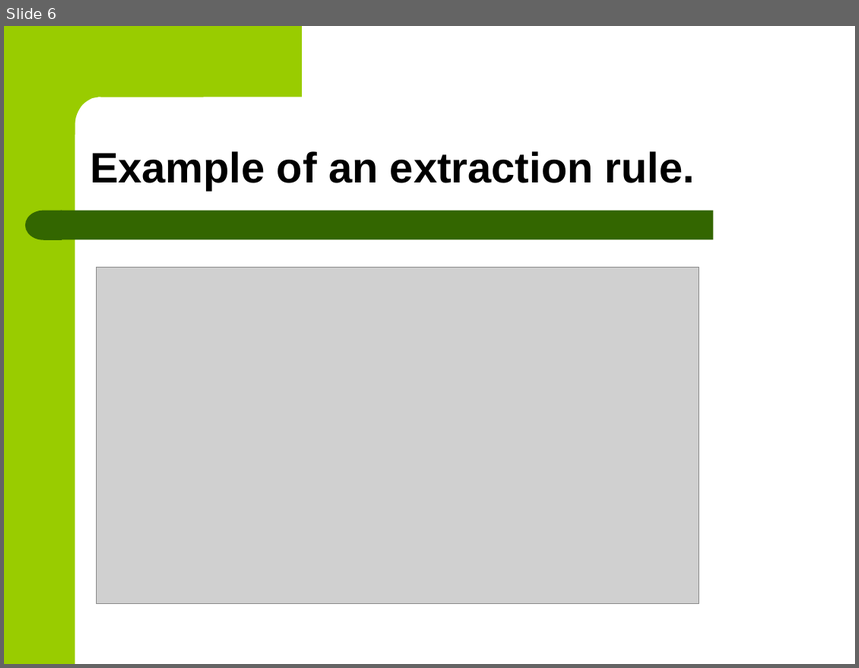
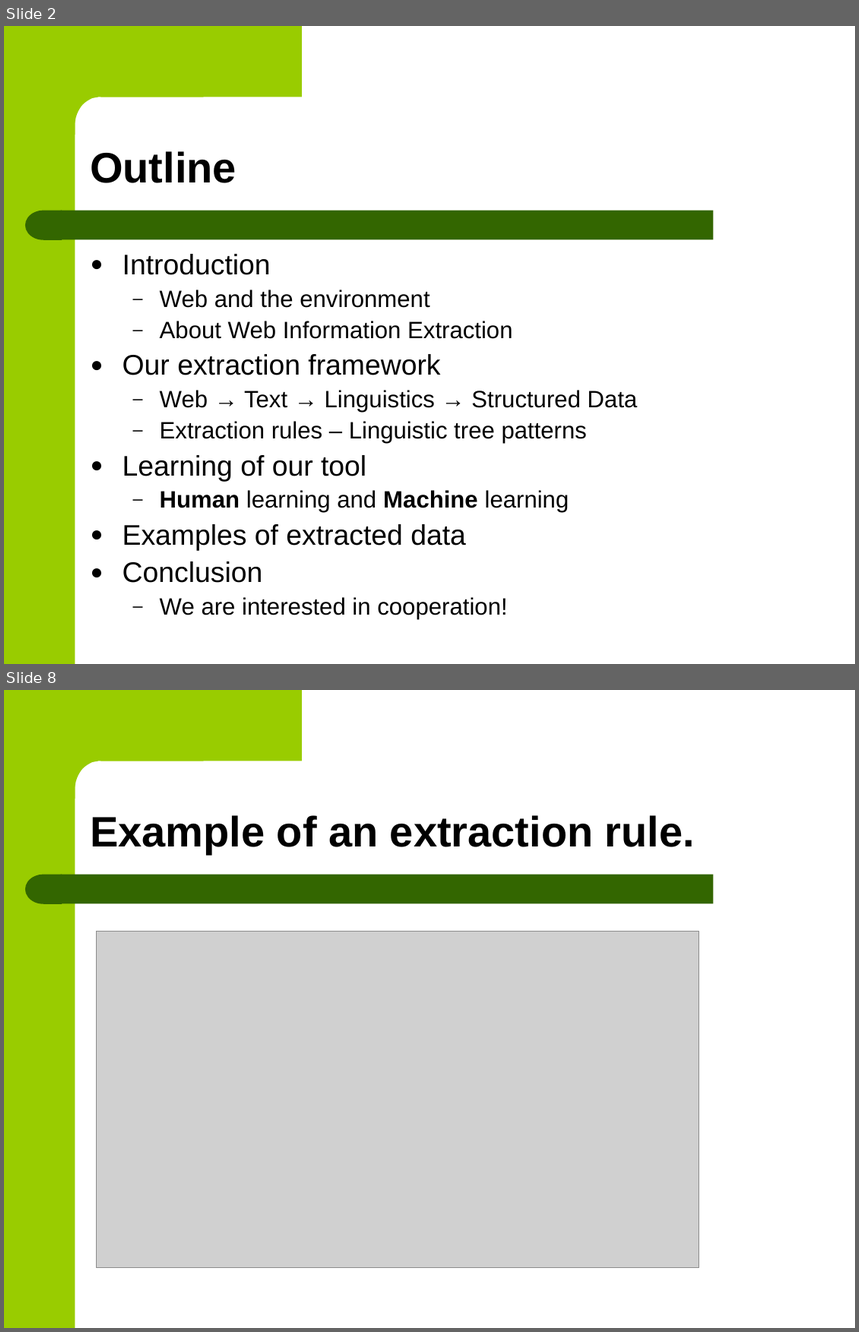
Before and after one commit to BackupTheBerlios/czsem-svn, a slide deck: trunk/docs/papers/20090202_eEnvironment_Prague/slides_DedekVojtas_e-envi2009.ppt. Shown one above the other, each under a label of ours: slide 6 before the commit, slides 2 and 8 after it; the slides between them are not shown. The pictures are 859x668 and 859x1332 pixels, drawn with LibreOffice and Linux fonts; fonts in the diff are those of the drawing; grey boxes stand for pictures. Boxes give left, top, right and bottom in pixels: in the first picture for what was removed or moved away, otherwise in the second. Text is boxed around its words. In the diff, an @@ line names an element or a change of style, - is before the commit and + after.

```diff
--- a/trunk/docs/papers/20090202_eEnvironment_Prague/slides_DedekVojtas_e-envi2009.ppt
+++ b/trunk/docs/papers/20090202_eEnvironment_Prague/slides_DedekVojtas_e-envi2009.ppt
@@ slide 2 added at (x1=4, y1=26, x2=855, y2=664), background #FFFFFF; not listed: 4 template elements that a slide beside it also shows @@
@@ text added at (x1=90, y1=151, x2=237, y2=183), 36 pt, text #000000, bold @@
+Outline
@@ text added at (x1=123, y1=254, x2=638, y2=620), 20 pt, text #000000 @@
+● Introduction
+  – Web and the environment
+  – About Web Information Extraction
+● Our extraction framework
+  – Web → Text → Linguistics → Structured Data
+  – Extraction rules – Linguistic tree patterns
+● Learning of our tool
+  – Human learning and Machine learning
+● Examples of extracted data
+● Conclusion
+  – We are interested in cooperation!
@@ what was slide 6 is now slide 8 @@
```
Also in this commit, not shown: 5 slides changed, 5 other slides added, 1 slide removed, 1 other file.
